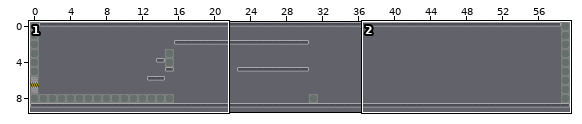
A Tiled map gets an edit: maps/tieldmaps/multi/07.tmx. Above, an overview of the earlier version with the close-up marked.
Close-up. First the earlier version:
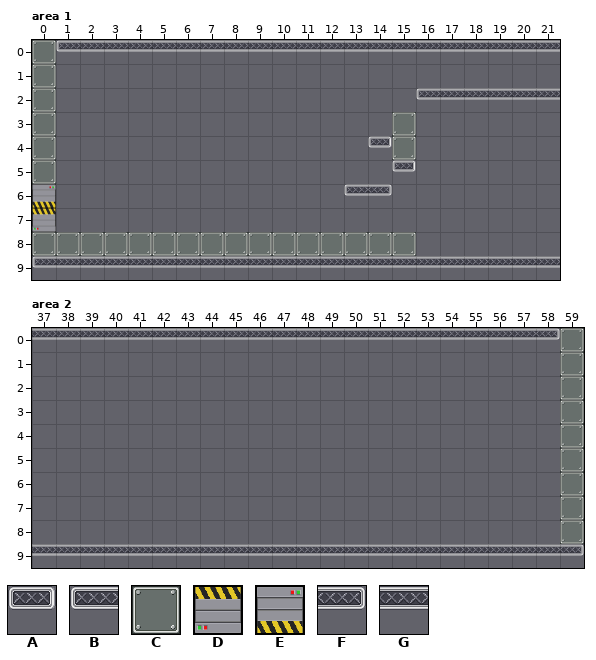
Cells are 64x64 px. Shown: area 1 x 0..21, y 0..9; area 2 x 37..59, y 0..9. The commit also changed other parts of the map, which this record leaves out.
Key: from "alone": A 0; from "left": B 0; from "mur": C 0; from "portebas": D 0; from "portehaut": E 0; from "right": F 0; from "sol": G 0.
_ is an empty cell.
Layer "front" before, area 1, first column x 0:
 0 CBGGGGGGGGGGGGGGGGGGGG
 1 C_____________________
 2 C_______________BGGGGG
 3 C______________C______
 4 C_____________AC______
 5 C______________A______
 6 E____________BF_______
 7 D_____________________
 8 CCCCCCCCCCCCCCCC______
 9 BGGGGGGGGGGGGGGGGGGGGG
Layer "front" before, area 2, first column x 37:
 0 GGGGGGGGGGGGGGGGGGGGGFC
 1 ______________________C
 2 ______________________C
 3 ______________________C
 4 ______________________C
 5 ______________________C
 6 ______________________C
 7 ______________________C
 8 ______________________C
 9 GGGGGGGGGGGGGGGGGGGGGGF
The same view after the edit:
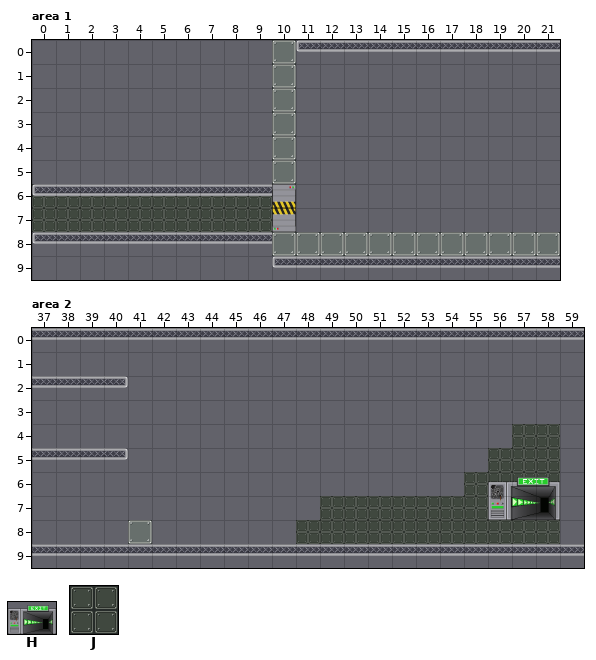
Further tiles: from "fin": H 0; from "mur2": J 0.
Tiles of an added or newly shown layer are drawn over the layers below it.
The edit:
Changed rows in their new state; . is an unchanged cell.
Layer "foreground" (added), area 1:
first column x 0:
 6 JJJJJJJJJJ
 7 JJJJJJJJJJ
Layer "front", area 1:
first column x 0:
 0 __________CB..........
 1 _.........C...........
 2 _.........C.....______
 3 _.........C...._......
 4 _.........C...__......
 5 _.........C...._......
 6 BGGGGGGGGGE..__.......
 7 _.........D...........
 8 BGGGGGGGGG......CCCCCC
 9 __________B...........
Layer "foreground" (added), area 2:
first column x 48:
 4 .........JJ
 5 ........JJJ
 6 .......JJJJ
 7 .JJJJJJJ.JJ
 8 JJJJJJJJJJJ
Layer "front", area 2:
first column x 37:
 0 .....................GG
 1 ......................_
 2 GGGF.................._
 3 ......................_
 4 ......................_
 5 GGGF.................._
 6 ......................_
 7 ...................H.._
 8 ....C................._
 9 ......................G
